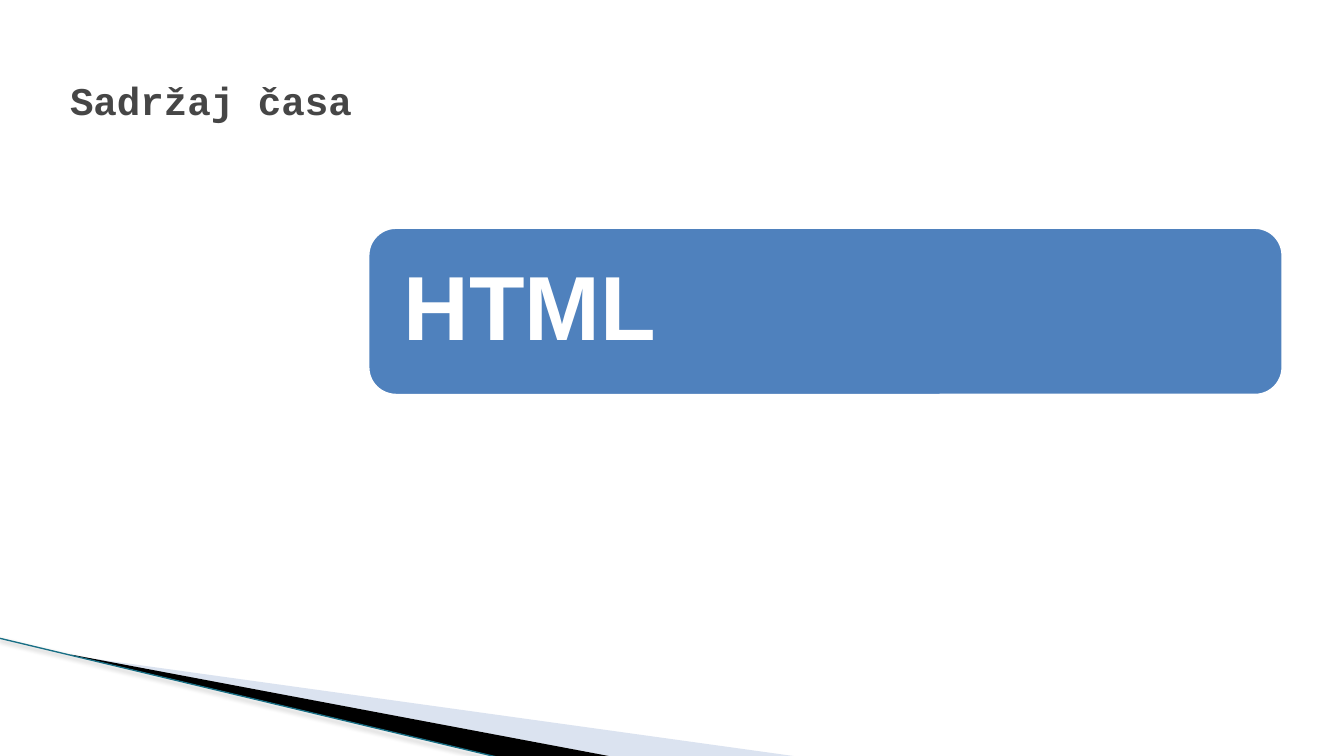
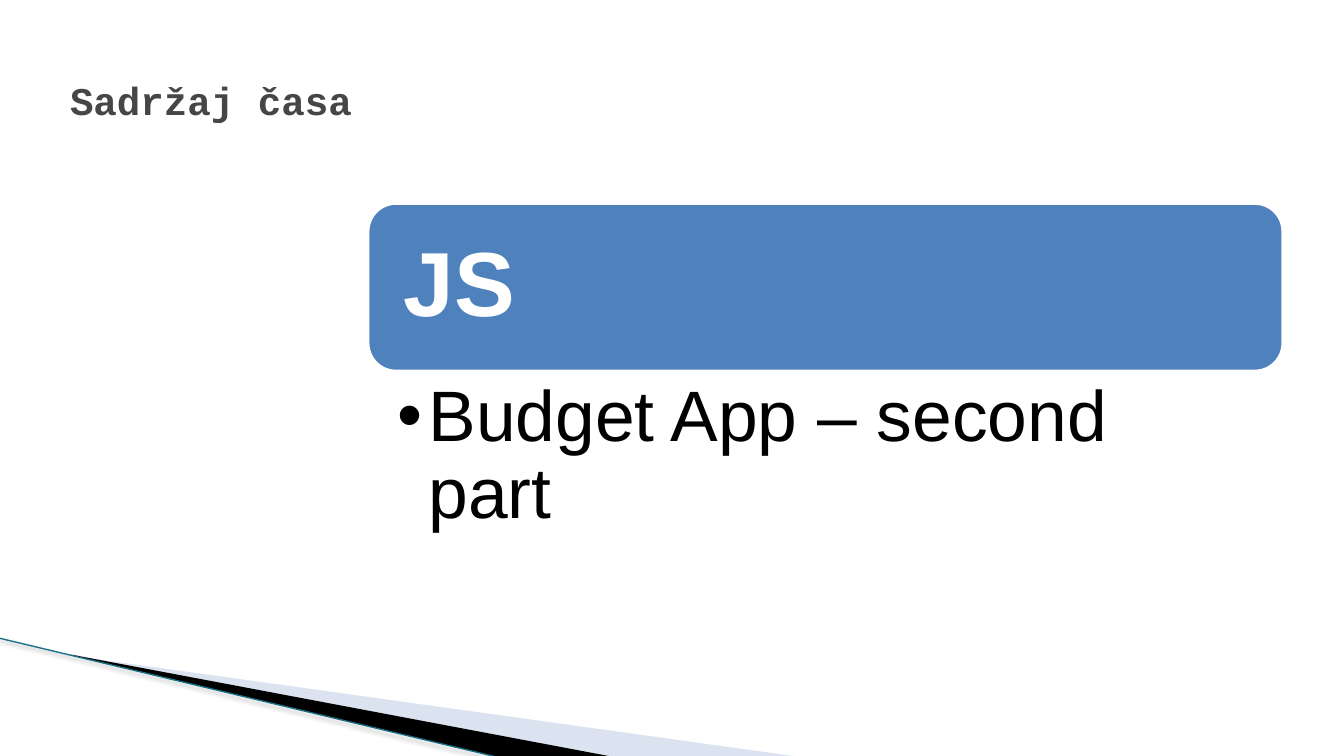
Before and after one commit to todalexcode/kurs-front-end, a slide deck: slide 2 of sesija-31/PPT/Front-End Developer-31.pptx. Drawn at 1344x756 pixels with LibreOffice and Linux fonts; fonts in the diff are those of the drawing; background and template pictures are left out. Boxes give left, top, right and bottom in pixels: in the first picture for what was removed or moved away, otherwise in the second. Text is boxed around its words. In the diff, an @@ line names an element or a change of style, - is before the commit and + after.

```diff
--- a/sesija-31/PPT/Front-End Developer-31.pptx
+++ b/sesija-31/PPT/Front-End Developer-31.pptx
@@ rounded rectangle: place and size @@
-rounded rectangle at <box>368,228,1284,395</box>
+rounded rectangle at <box>368,204,1284,371</box>
@@ text added at <box>404,252,515,317</box>, 65 pt, text #FFFFFF, bold @@
+JS
@@ text removed at <box>404,277,657,340</box> @@
-HTML
@@ text added at <box>429,389,1107,532</box>, 51 pt, text #000000 @@
+  •• Budget App – second part
```
Also in this commit, not shown: 1 other slide changed, 4 slides added, 1 slide removed, 7 other files.
